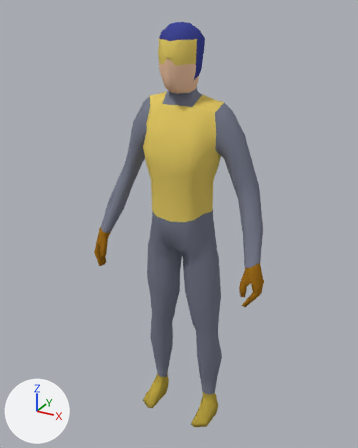
The Blender file Assets/Models/Characters/jumper.blend as it was, and as the next commit left it.
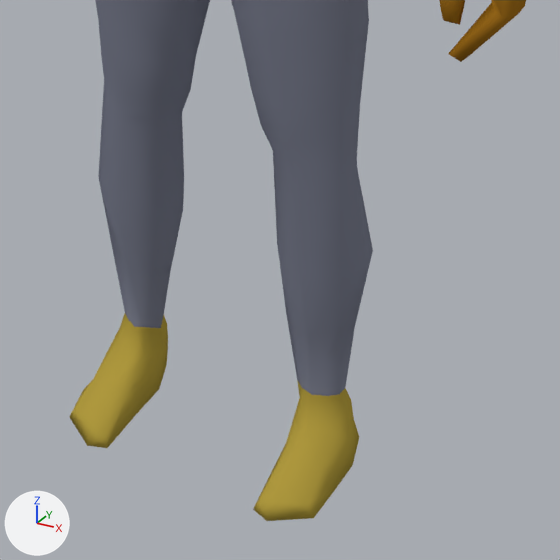
The first picture shows the older version from a 50 mm lens placed at (0.869, -1.606, 1.729), pointed at (-0.023, 0.017, 0.918). The close-ups show both versions on the part from 35% to 76% of the width and 65% to 98% of the height of that picture; other places that the commit changed are outside them. The lights are fixed; the arrows at lower left show +X, +Y and +Z.
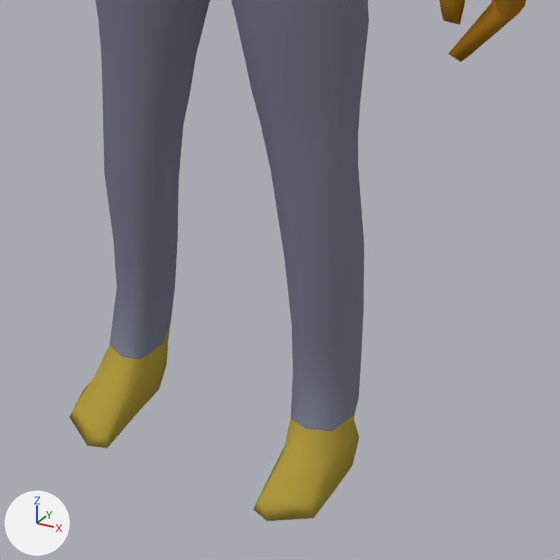
Pixel boxes (x1, y1, x2, y2) of what changed, in the close-ups (560 x 560 px; the box of a moved part takes in the faces that stretch with it):
part 1 of me_cube, moved or reshaped: before (94, 69, 373, 469); after (94, 56, 364, 469)
part 2 of me_cube, recoloured: before (119, 314, 351, 430); after (110, 288, 361, 431)

What the commit changed:
me_cube is used by ob_cube; location (0.0, 0.0, 0.0).
me_cube had 337 vertices, 319 faces and spanned x 0.0..0.38, y -0.14..0.12, z 0.0..1.68.
me_cube now has 361 vertices, 341 faces and spans x 0.0..0.38, y -0.14..0.12, z 0.0..1.68.
Part 1, on me_cube:
5 vertices in x 0.06..0.17, y 0.02..0.07, z 0.44..0.45 move by (0.0, 0.0, -0.02).
3 vertices in x 0.08..0.13, y -0.01..0.07, z 0.06..0.29 move by (0.0, 0.01, 0.01).
29 vertices move from x 0.06..0.18, y -0.02..0.09, z 0.06..0.44 to x 0.07..0.17, y -0.03..0.09, z 0.07..0.43.
me_cube part 2: 8 faces spanning x 0.09..0.17, y -0.02..0.09, z 0.07..0.13 switch from mat_boots (yellow #b29c40) to mat_suit (grey #7b7e8f).
